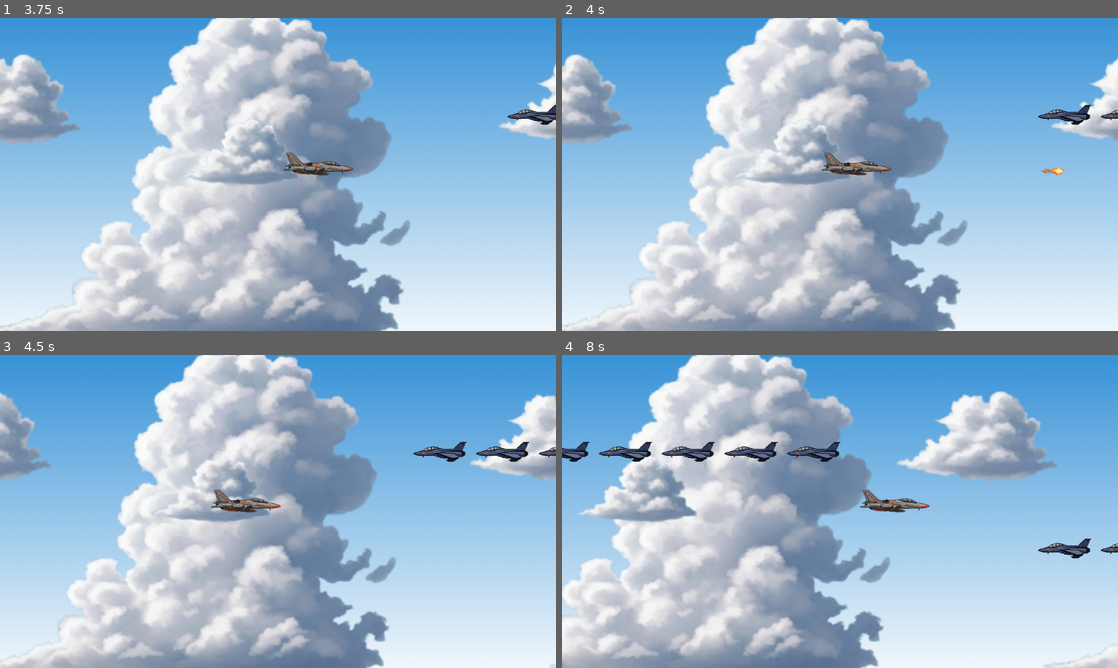
Above: before the commit, frames 1-4 (two rows, left to right).
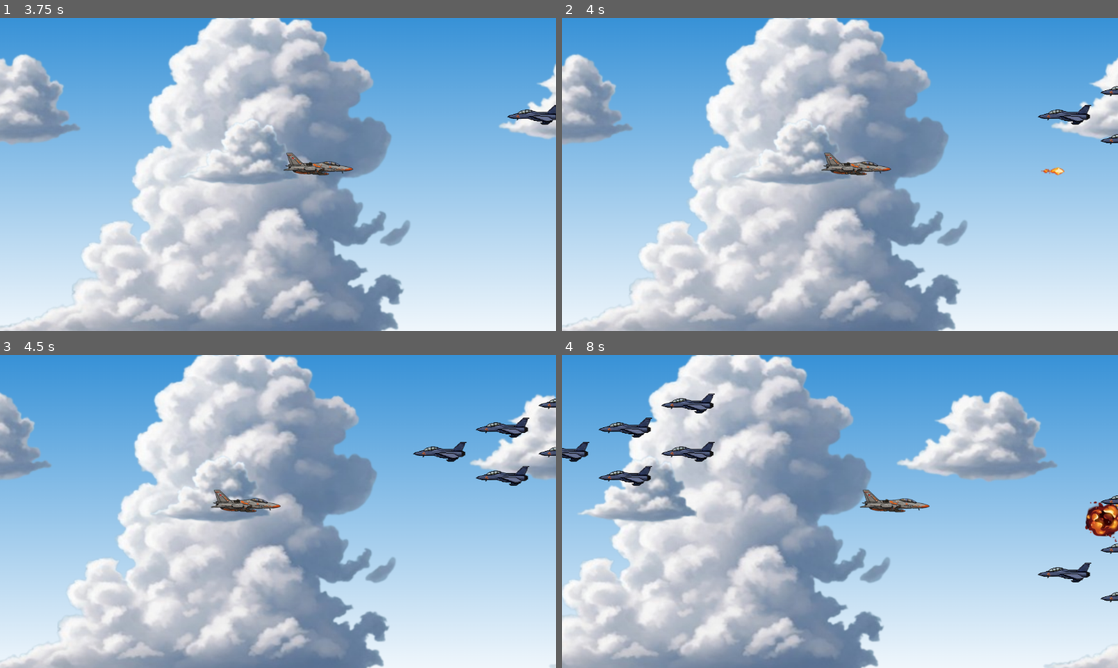
Above: after the commit, the same moments.

Repository: ryowu/intelligent-machine
Game: Godot game, scene res://scene/stage_1.tscn
Same seed, same stepped clock (60 frames per second), same inputs: the game is played once before the commit and once after it.
Inputs:
- Up to frame 1 (3.75 s): tap Enter (ui_accept) at 0.5, 0.77, 1.52, 3.02 s; hold Right (ui_right) 0.53-1.28 s; hold Down (ui_down) 1.28-2.03 s; hold Right (ui_right) 2.03-2.78 s; hold Up (ui_up) 2.78-3.53 s; hold Left (ui_left) from 3.53 s (still down)
- Up to frame 2 (4 s): keep holding Left (ui_left); tap Enter (ui_accept) at 3.77 s
- Up to frame 3 (4.5 s): keep holding Left (ui_left)
- Up to frame 4 (8 s): tap Enter (ui_accept) at 4.52, 6.02, 6.77, 7.52 s; release Left (ui_left) at 5.03 s; hold Down (ui_down) 5.03-5.78 s; hold Right (ui_right) 5.78-6.53 s; hold Up (ui_up) 6.53-7.28 s; hold Right (ui_right) from 7.28 s (still down)

Frame 1 is identical in both runs. In frame 2, 0.2% of the frame differs, in the area x 96-100%, y 21-41%; in frame 3, 1.0%; in frame 4, 3.1%, in the area x 6-100%, y 12-80%.

Commit message:
Add enemy shoot normal 2

Diff:
--- /dev/null
+++ b/scene/planes/enemy_shoot_1.tscn
@@ -0,0 +1,19 @@
+[gd_scene load_steps=4 format=3 uid="uid://bcjxcmk6lkg3u"]
+
+[ext_resource type="PackedScene" uid="uid://bmxa75rbv52mk" path="res://scene/planes/base_enemy.tscn" id="1_s7qpu"]
+[ext_resource type="Texture2D" uid="uid://d4la3r0y5xog1" path="res://assets/img/planes/enemy_2.png" id="2_3hpbs"]
+[ext_resource type="Script" path="res://scripts/planes/enemy_shoot_1.gd" id="2_lyo6l"]
+
+[node name="enemy_shoot_1" instance=ExtResource("1_s7qpu")]
+script = ExtResource("2_lyo6l")
+fireball_speed = 380
+fireball_shoot_interval = 2.5
+speed = 150
+hp = 2
+
+[node name="enemy_body" parent="." index="0"]
+scale = Vector2(0.8, 0.8)
+texture = ExtResource("2_3hpbs")
+
+[node name="CollisionShape2D" parent="." index="1"]
+position = Vector2(-0.5, 6)
--- /dev/null
+++ b/scripts/planes/enemy_shoot_1.gd
@@ -0,0 +1,41 @@
+extends "res://scripts/planes/base_enemy.gd"
+
+var fireball_scene: PackedScene = preload("res://scene/planes/enemy_fireball_sm.tscn") # Path to the fireball scene
+@export var fireball_speed = 380 # Speed of the fireball
+@export var fireball_shoot_interval = 2.5 # Interval to shoot fireballs in seconds
+
+var fireball_timer: Timer
+
+func _ready():
+	# Call the parent class's ready function
+	# Initialize and start a timer to shoot fireballs every 2 seconds
+	fireball_timer = Timer.new()
+	add_child(fireball_timer) # Add the timer to this enemy
+	fireball_timer.wait_time = fireball_shoot_interval
+	fireball_timer.one_shot = false  # Repeat forever
+	fireball_timer.timeout.connect(_on_fireball_timer_timeout)
+	fireball_timer.start()
+
+func _on_fireball_timer_timeout():
+	# Create and shoot a fireball to the left every 2 seconds
+	shoot_fireball()
+
+func shoot_fireball():
+	print("shoot fireball")
+	# Instantiate a new fireball
+	var fireball = fireball_scene.instantiate()
+	fireball.position = position # Set the fireball's position to the enemy's current position
+
+	# Add the fireball to the scene
+	get_parent().add_child(fireball)
+
+	# Apply a velocity to the fireball to move it to the left
+	var direction = Vector2(-1, 0) # Direction to the left
+
+func _physics_process(delta):
+	# Ensure the enemy continues to move to the left like the base class
+	super._physics_process(delta) # Call the parent class's physics process to keep moving left
+
+func _disable_enemy():
+	fireball_timer.stop()
+	super._disable_enemy()
--- a/scripts/sys/spawner.gd
+++ b/scripts/sys/spawner.gd
@@ -1,6 +1,7 @@
 extends Node
 
 var enemy_normal_scene: PackedScene = preload("res://scene/planes/enemy_normal_1.tscn")
+var enemy_shoot_1_scene: PackedScene = preload("res://scene/planes/enemy_shoot_1.tscn")
 var enemy_support_scene: PackedScene = preload("res://scene/planes/enemy_support.tscn")
 
 var start_time = 0.0  # Tracks when the level starts
@@ -10,17 +11,19 @@
 var spawn_schedule = [
 	# First wave (1300, 200) at 3s, 3.5s, 4s, 4.5s, 5s
 	{ "time": 3, "type": "normal", "position": Vector2(1300, 200) },
-	{ "time": 3.5, "type": "normal", "position": Vector2(1300, 200) },
+	{ "time": 3.5, "type": "normal", "position": Vector2(1300, 150) },
+	{ "time": 3.5, "type": "normal", "position": Vector2(1300, 250) },
+	{ "time": 4, "type": "normal", "position": Vector2(1300, 100) },
 	{ "time": 4, "type": "normal", "position": Vector2(1300, 200) },
-	{ "time": 4.5, "type": "normal", "position": Vector2(1300, 200) },
-	{ "time": 5, "type": "normal", "position": Vector2(1300, 200) },
+	{ "time": 4, "type": "normal", "position": Vector2(1300, 300) },
 
 	# Second wave (1300, 400) at 6.5s, 7s, 7.5s, 8s, 8.5s
 	{ "time": 6.5, "type": "normal", "position": Vector2(1300, 400) },
-	{ "time": 7, "type": "normal", "position": Vector2(1300, 400) },
+	{ "time": 7, "type": "normal", "position": Vector2(1300, 350) },
+	{ "time": 7, "type": "normal", "position": Vector2(1300, 450) },
+	{ "time": 7.5, "type": "normal", "position": Vector2(1300, 300) },
 	{ "time": 7.5, "type": "normal", "position": Vector2(1300, 400) },
-	{ "time": 8, "type": "normal", "position": Vector2(1300, 400) },
-	{ "time": 8.5, "type": "normal", "position": Vector2(1300, 400) },
+	{ "time": 7.5, "type": "normal", "position": Vector2(1300, 500) },
 
 	# Third wave (1300, 600) at 10s, 10.5s, 11s, 11.5s, 12s
 	{ "time": 10, "type": "normal", "position": Vector2(1300, 600) },
@@ -30,7 +33,14 @@
 	{ "time": 12, "type": "normal", "position": Vector2(1300, 600) },
 
 	# Support enemy spawn at (1300, 400) at 13.5s
-	{ "time": 13.5, "type": "support", "position": Vector2(1300, 400) }
+	{ "time": 13.5, "type": "support", "position": Vector2(1300, 400) },
+
+	# Spawn enemy_shoot_1_scene after 15 seconds
+	{ "time": 16, "type": "shoot_1", "position": Vector2(1300, 200) },
+	{ "time": 16.5, "type": "shoot_1", "position": Vector2(1300, 300) },
+	{ "time": 17, "type": "shoot_1", "position": Vector2(1300, 400) },
+	{ "time": 17.5, "type": "shoot_1", "position": Vector2(1300, 500) },
+	{ "time": 18, "type": "shoot_1", "position": Vector2(1300, 600) }
 ]
 
 
@@ -52,6 +62,8 @@
 			enemy_scene = enemy_normal_scene
 		"support":
 			enemy_scene = enemy_support_scene
+		"shoot_1":
+			enemy_scene = enemy_shoot_1_scene
 		_:
 			print("Unknown enemy type: ", event["type"])
 			return  # Don't spawn an unknown enemy
Binary file added: assets/img/planes/enemy_2.png
Not shown, added: assets/img/planes/enemy_2.png.import
